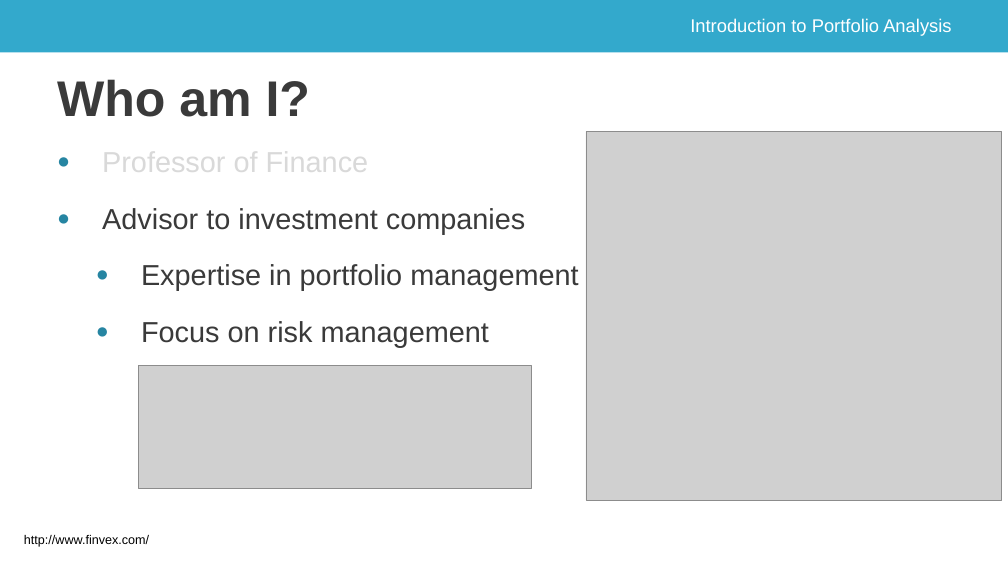
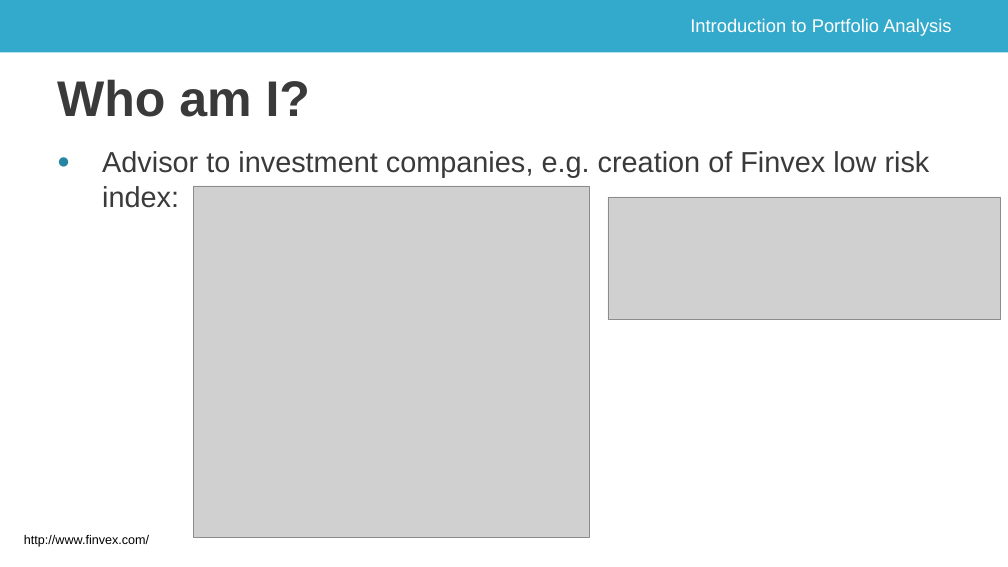
Before and after one commit to saciestudio/courses-intro-portfolio-analysis, a slide deck: slide 4 of scripts/ch_1_video_1.pptx. Drawn at 1008x567 pixels with LibreOffice and Linux fonts; fonts in the diff are those of the drawing; grey boxes stand for pictures; background and template pictures are left out. Boxes give left, top, right and bottom in pixels: in the first picture for what was removed or moved away, otherwise in the second. Text is boxed around its words. In the diff, an @@ line names an element or a change of style, - is before the commit and + after.

Commit message:
chapters

```diff
--- a/scripts/ch_1_video_1.pptx
+++ b/scripts/ch_1_video_1.pptx
@@ text at <box>102,151,930,208</box>: text changed @@
-● Professor of Finance
-● Advisor to investment companies
-  ● Expertise in portfolio management
-  ● Focus on risk management
+● Advisor to investment companies, e.g. creation of Finvex low risk index:
@@ picture: place and size @@
-picture at <box>586,132,1002,500</box>
+picture at <box>193,186,589,537</box>
@@ picture: place and size @@
-picture at <box>139,365,531,488</box>
+picture at <box>608,197,1000,320</box>
```
